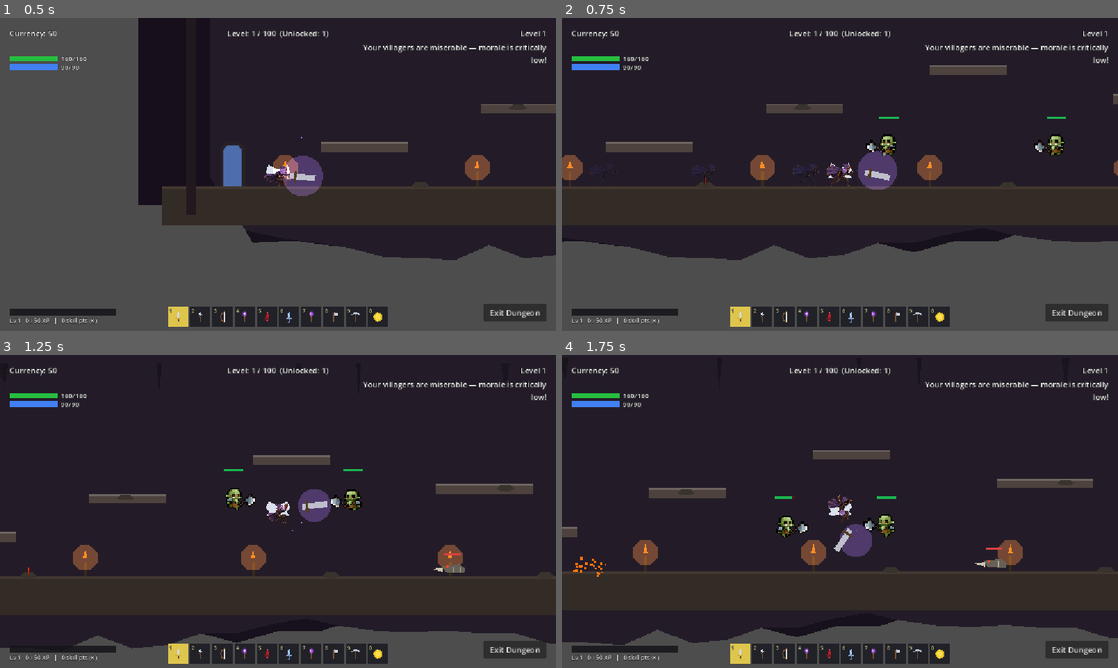
Above: before the commit, frames 1-4 (two rows, left to right).
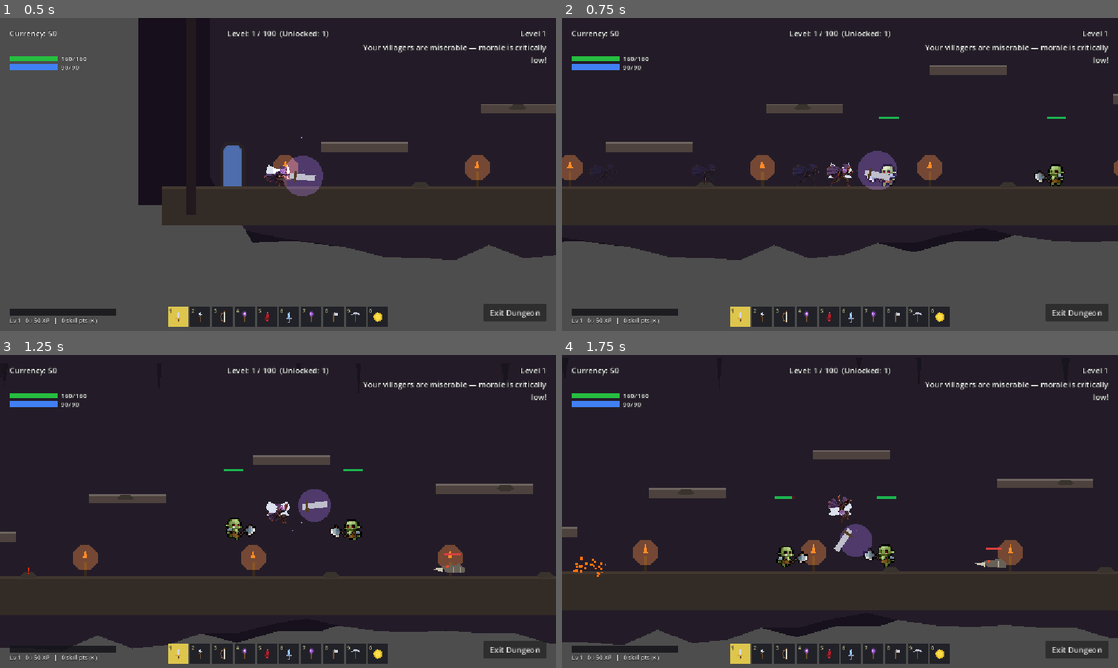
Above: after the commit, the same moments.

Repository: Bachana401/deepwood
Game: Godot game, scene res://dungeon_interior.tscn
The game is run twice, just before and just after one commit, with the same random seed, the same clock (stepped at 60 frames per second) and the same inputs. This scene is started directly instead of the project's main scene. Sound files missing from this copy of the repository are replaced by a short silence.
Inputs (mouse positions are in pixels of both pictures, inside the frame that each line leads up to):
- Up to frame 1 (0.5 s): no input
- Up to frame 2 (0.75 s): move the mouse to (962, 158) at 0.52 s; hold D (move_right) from 0.53 s (still down); tap T (admin_dash) at 0.6 s; click (962, 158) at 0.67 s
- Up to frame 3 (1.25 s): keep holding D (move_right); tap Space (jump) at 0.77, 1.07 s
- Up to frame 4 (1.75 s): release D (move_right) at 1.25 s; drag from (728, 527) to (890, 564) at 1.27 s

Frame 1 is identical in both runs. In frame 2, 0.9% of the frame differs, in the area x 54-91%, y 37-54%; in frame 3, 0.9%; in frame 4, 0.9%, in the area x 38-60%, y 50-68%.

Commit message:
Ground sprites exactly: measure feet from pixels instead of guessing
The skinned enemies hovered above the floor: the CraftPix characters' feet sit
only 6-9px below the frame centre, not the ~25px the hand-tuned offsets
assumed, and the x5 scale magnified that error into a visible ~50px float.
EnemySkins now measures each skin's lowest visible pixel from the idle frame
(cached per skin) and both bodies compute their sprite offset from it, planting
feet exactly on the ground line (dungeon +20, siege origin/0). Works for any
future pack regardless of frame padding.

Headless-verified: measured feet per skin, orc world feet == 20.00, soldier
world feet == 0.00.

Co-Authored-By: Claude Opus 4.8 <noreply@anthropic.com>

Diff:
--- a/enemy.gd
+++ b/enemy.gd
@@ -105,7 +105,7 @@
 # art/enemies/). When an archetype sets "sprite", the plain procedural body is
 # hidden and this AnimatedSprite2D drives idle/walk/attack/hurt/death instead.
 const SPRITE_SCALE := 3.0          # x5 from the first pass (0.6) -- developer sizing call
-const SPRITE_Y_OFFSET := -20.0     # lifts the in-frame character so feet meet the floor at this scale
+const SPRITE_GROUND_Y := 20.0      # this body's ground line (collision bottom)
 var sprite_skin := ""
 var use_sprite := false
 var enemy_sprite: AnimatedSprite2D = null
@@ -258,7 +258,9 @@
 	spr.sprite_frames = EnemySkins.frames_for(sprite_skin)
 	spr.texture_filter = CanvasItem.TEXTURE_FILTER_NEAREST   # keep pixel art crisp
 	spr.scale = Vector2(SPRITE_SCALE, SPRITE_SCALE)
-	spr.offset = Vector2(0, SPRITE_Y_OFFSET)
+	# plant the character's MEASURED feet (from the idle frame's pixels) exactly
+	# on this body's ground line: (feet_px + offset) * scale == SPRITE_GROUND_Y
+	spr.offset = Vector2(0, SPRITE_GROUND_Y / SPRITE_SCALE - EnemySkins.feet_px(sprite_skin))
 	spr.animation = "idle"
 	spr.play("idle")
 	add_child(spr)
--- a/enemy_skins.gd
+++ b/enemy_skins.gd
@@ -17,6 +17,34 @@
 }
 
 static var _cache := {}
+static var _feet_cache := {}
+
+# Lowest visible pixel of the first idle frame, relative to the frame CENTRE
+# (positive = below centre). Measured from the actual pixels, so bodies can
+# plant the character's feet exactly on their ground line no matter how much
+# empty padding a pack leaves in the frame -- no more hand-guessed offsets.
+static func feet_px(skin: String) -> float:
+	if _feet_cache.has(skin):
+		return _feet_cache[skin]
+	var feet := 25.0   # sane fallback if the image can't be read
+	var tex: Texture2D = load("res://art/enemies/%s/idle.png" % skin)
+	if tex != null:
+		var img := tex.get_image()
+		if img != null:
+			if img.is_compressed():
+				img.decompress()
+			var bottom := -1
+			for y in range(FRAME_SIZE - 1, -1, -1):
+				for x in range(FRAME_SIZE):
+					if img.get_pixel(x, y).a > 0.1:
+						bottom = y
+						break
+				if bottom >= 0:
+					break
+			if bottom >= 0:
+				feet = float(bottom) - FRAME_SIZE / 2.0
+	_feet_cache[skin] = feet
+	return feet
 
 static func frames_for(skin: String) -> SpriteFrames:
 	if _cache.has(skin):
--- a/siege_enemy.gd
+++ b/siege_enemy.gd
@@ -246,11 +246,6 @@
 
 # --- Sprite skin (shared with dungeon enemies via EnemySkins) ---
 const SKIN_SCALE := 3.1    # x5 from the first pass (0.62) -- developer sizing call
-# This body's ORIGIN IS AT THE FEET (collision spans -40..0), while the 100px
-# frames are drawn centered -- so the character in the frame (feet ~25px below
-# the frame centre) must be lifted by that much or it renders half-sunk. (This
-# offset is in pre-scale frame pixels, so it holds at any SKIN_SCALE.)
-const SKIN_Y_OFFSET := -25.0
 
 func build_skin_visual() -> void:
 	body = Node2D.new()
@@ -259,7 +254,9 @@
 	skin_sprite.sprite_frames = EnemySkins.frames_for(skin)
 	skin_sprite.texture_filter = CanvasItem.TEXTURE_FILTER_NEAREST
 	skin_sprite.scale = Vector2(SKIN_SCALE, SKIN_SCALE)
-	skin_sprite.offset = Vector2(0, SKIN_Y_OFFSET)
+	# this body's ORIGIN IS AT THE FEET (collision spans -40..0): lift the frame
+	# by the character's MEASURED feet position so they land exactly at y = 0
+	skin_sprite.offset = Vector2(0, -EnemySkins.feet_px(skin))
 	skin_sprite.animation = "idle"
 	skin_sprite.play("idle")
 	body.add_child(skin_sprite)
